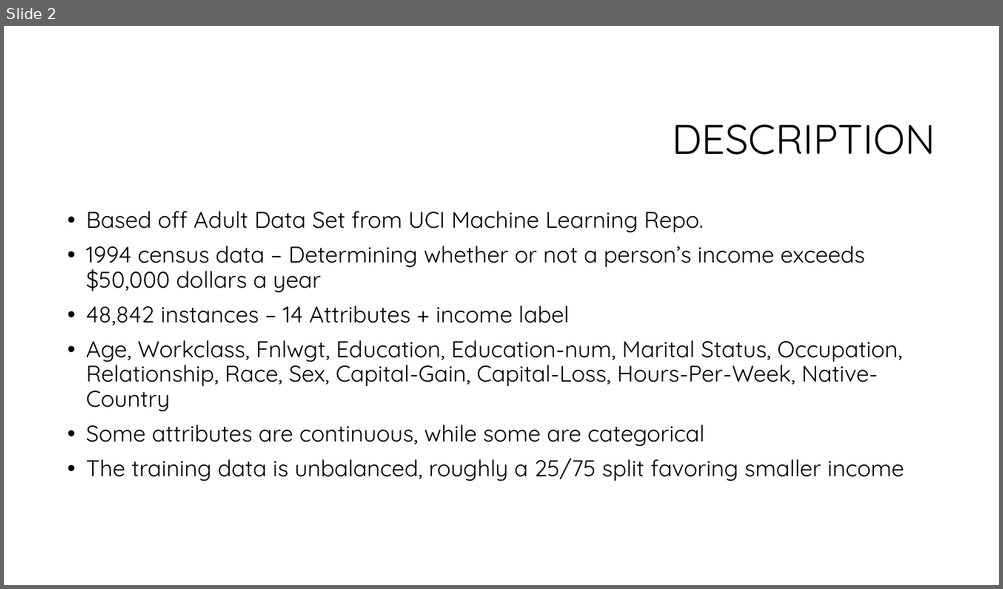
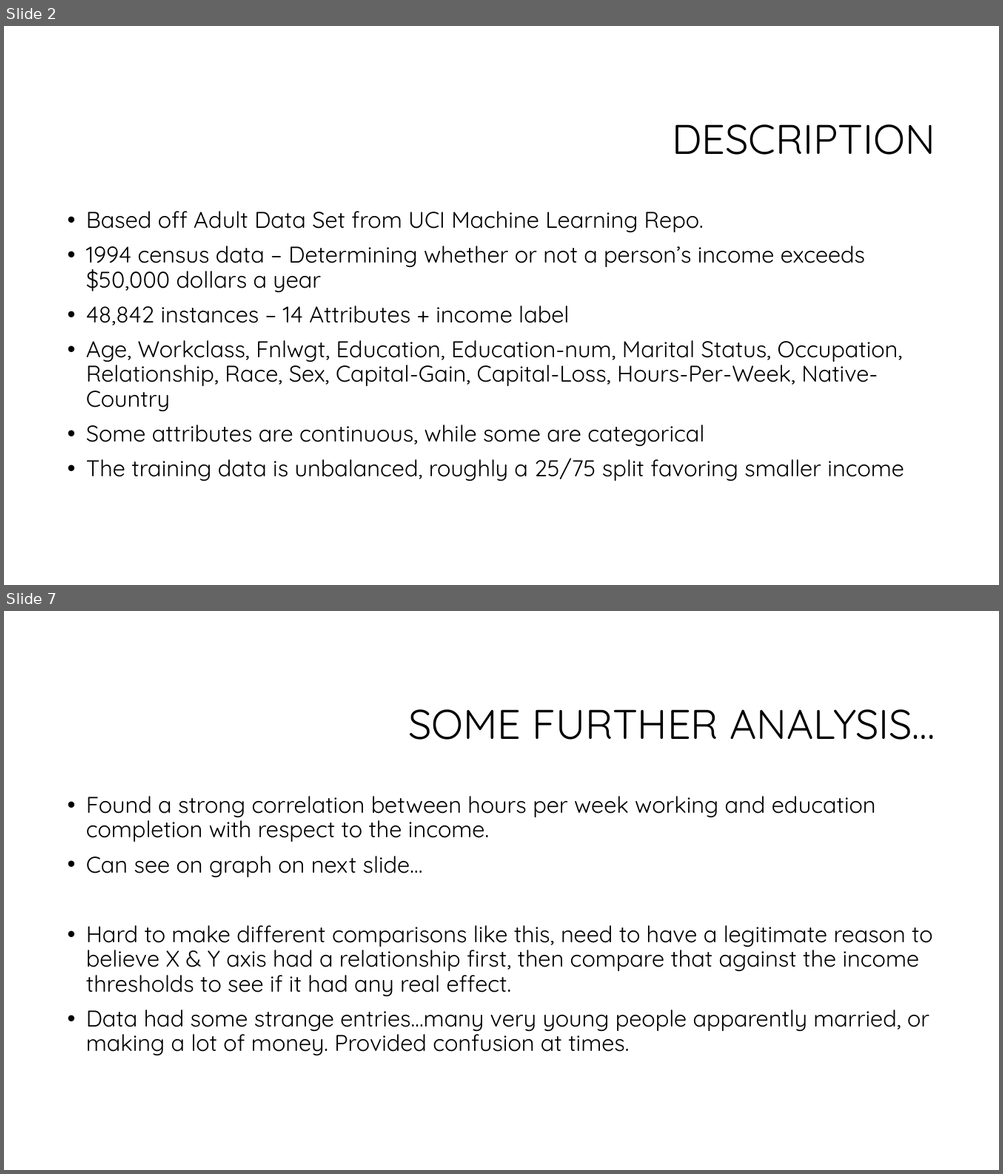
Before and after one commit to UnknownAeon/CS484_Final_Project, a slide deck: presentation/CS 484 Final Project.pptx. Shown one above the other, each under a label of ours: slide 2 before the commit, slides 2 and 7 after it; the slides between them are not shown. The pictures are 1003x589 and 1003x1174 pixels, drawn with LibreOffice and Linux fonts; fonts in the diff are those of the drawing; background and template pictures are left out. Boxes give left, top, right and bottom in pixels: in the first picture for what was removed or moved away, otherwise in the second. Text is boxed around its words. In the diff, an @@ line names an element or a change of style, - is before the commit and + after.

```diff
--- a/presentation/CS 484 Final Project.pptx
+++ b/presentation/CS 484 Final Project.pptx
@@ slide 7 added at (4, 611, 999, 1170), background #FFFFFF @@
@@ title added at (408, 709, 935, 740), 40 pt, text #000000 @@
+SOME FURTHER ANALYSIS…
@@ text added at (86, 796, 933, 1056), 22 pt, text #000000 @@
+• Found a strong correlation between hours per week working and education completion with respect to the income.
+• Can see on graph on next slide…
+• Hard to make different comparisons like this, need to have a legitimate reason to believe X & Y axis had a relationship first, then compare that against the income thresholds to see if it had any real effect.
+• Data had some strange entries…many very young people apparently married, or making a lot of money. Provided confusion at times.
```
Also in this commit, not shown: 1 slide changed, 3 other slides added.
